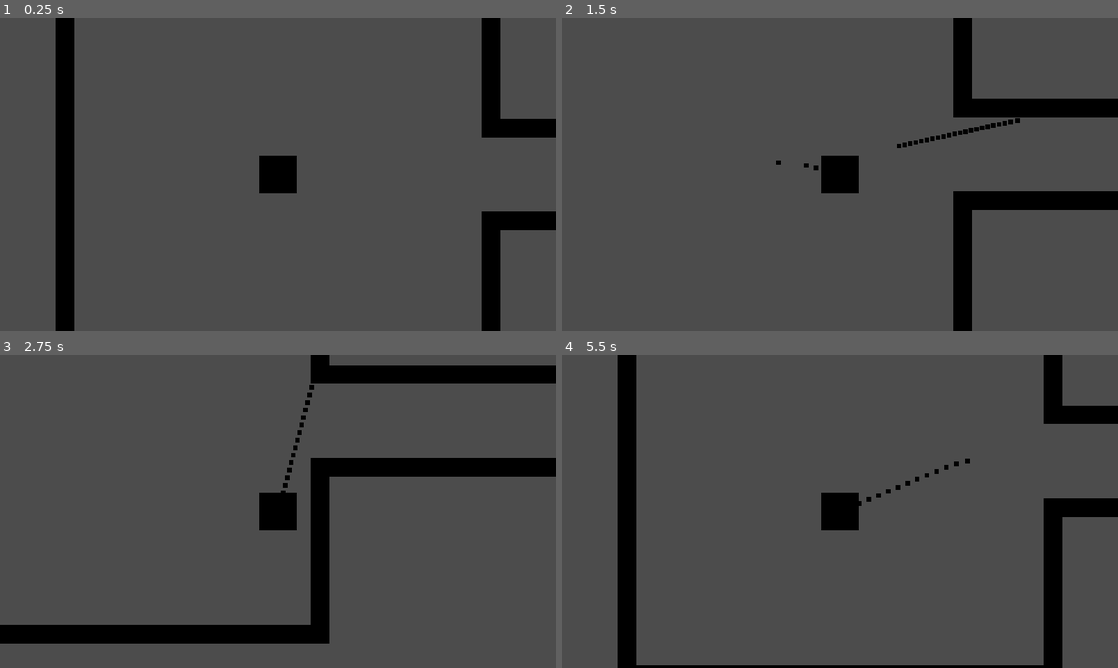
Above: before the commit, frames 1-4 (two rows, left to right).
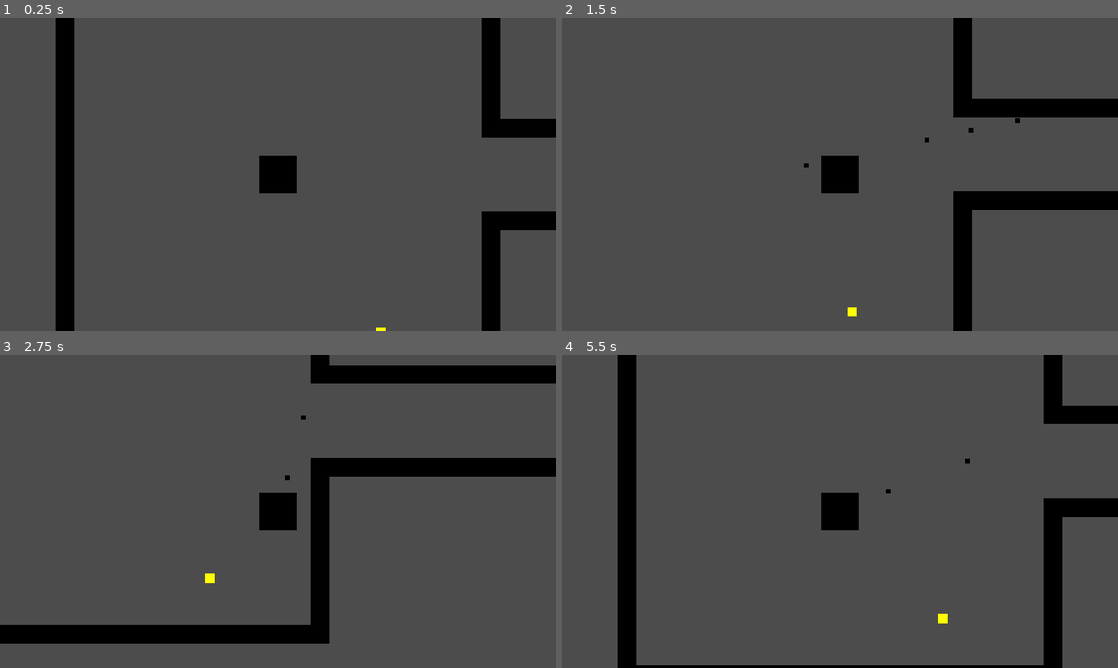
Above: after the commit, the same moments.

Repository: ArvidLucas/gameproject_done
Game: Godot game, scene res://Menu/Menu.tscn
The game is run twice, just before and just after one commit, with the same random seed, the same clock (stepped at 60 frames per second) and the same inputs.
Inputs (mouse positions are in pixels of both pictures, inside the frame that each line leads up to):
- Up to frame 1 (0.25 s): no input
- Up to frame 2 (1.5 s): tap Enter at 0.5 s; move the mouse to (962, 158) at 0.52 s; press the mouse at (962, 158) at 0.53 s; hold D (player_right) 0.53-1.28 s; move the mouse to (728, 190) at 1.27 s; release the mouse at (728, 190) at 1.28 s; hold S (player_down) from 1.28 s (still down); click (728, 190) at 1.35 s
- Up to frame 3 (2.75 s): move the mouse to (333, 442) at 2.02 s; release S (player_down) at 2.03 s; press the mouse at (333, 442) at 2.03 s; hold D (player_right) from 2.03 s (still down)
- Up to frame 4 (5.5 s): move the mouse to (812, 574) at 2.77 s; release D (player_right) at 2.78 s; release the mouse at (812, 574) at 2.78 s; hold W (player_up) 2.78-3.53 s; click (812, 574) at 2.85 s; move the mouse to (1006, 558) at 3.52 s; press the mouse at (1006, 558) at 3.53 s; hold A (player_left) 3.53-5.03 s; move the mouse to (673, 464) at 4.27 s; release the mouse at (673, 464) at 4.28 s; click (673, 464) at 4.35 s; move the mouse to (867, 511) at 5.02 s; press the mouse at (867, 511) at 5.03 s; hold S (player_down) from 5.03 s (still down)

The runs differ from the first frame. In frame 1, less than 0.1% of the frame differs, in the area x 67-70%, y 98-100%; in frame 2, 0.3%, in the area x 38-82%, y 32-96%; in frame 3, 0.2%; in frame 4, 0.2%.

Commit message:
Implemented Powerups
Developed three types of powerups that are randomly selected and placed.  However many spawn can be set and changed.

Diff:
--- a/game/Game/Game.tscn
+++ b/game/Game/Game.tscn
@@ -6,6 +6,7 @@
 [node name="Game" type="Node"]
 script = ExtResource( 1 )
 rooms = 9
+powerups = 3
 
 [node name="Player" parent="." instance=ExtResource( 2 )]
 position = Vector2( 1536, 1536 )
--- a/game/Objects/Player.tscn
+++ b/game/Objects/Player.tscn
@@ -18,7 +18,7 @@
 drag = 2
 bullet_speed = 1000
 bullet_damage = 1
-fire_rate = 4000
+fire_rate = 4
 rebound = 1
 
 [node name="Sprite" type="Sprite" parent="."]
--- /dev/null
+++ b/game/Objects/PowerDamage.tscn
@@ -0,0 +1,20 @@
+[gd_scene load_steps=4 format=2]
+
+[ext_resource path="res://Scripts/PowerDamage.gd" type="Script" id=1]
+[ext_resource path="res://Images/red.png" type="Texture" id=2]
+
+[sub_resource type="CircleShape2D" id=1]
+radius = 16.0
+
+[node name="PowerDamage" type="Area2D"]
+collision_layer = 8
+script = ExtResource( 1 )
+power = 2
+
+[node name="Sprite" type="Sprite" parent="."]
+position = Vector2( 0, 4.76837e-007 )
+scale = Vector2( 0.5, 0.5 )
+texture = ExtResource( 2 )
+
+[node name="CollisionShape2D" type="CollisionShape2D" parent="."]
+shape = SubResource( 1 )
--- /dev/null
+++ b/game/Objects/PowerHealth.tscn
@@ -0,0 +1,20 @@
+[gd_scene load_steps=4 format=2]
+
+[ext_resource path="res://Scripts/PowerHealth.gd" type="Script" id=1]
+[ext_resource path="res://Images/blue.png" type="Texture" id=2]
+
+[sub_resource type="CircleShape2D" id=1]
+radius = 16.0
+
+[node name="PowerHealth" type="Area2D"]
+collision_layer = 8
+script = ExtResource( 1 )
+power = 5
+
+[node name="Sprite" type="Sprite" parent="."]
+position = Vector2( 0, 4.76837e-007 )
+scale = Vector2( 0.5, 0.5 )
+texture = ExtResource( 2 )
+
+[node name="CollisionShape2D" type="CollisionShape2D" parent="."]
+shape = SubResource( 1 )
--- /dev/null
+++ b/game/Objects/PowerSpeed.tscn
@@ -0,0 +1,20 @@
+[gd_scene load_steps=4 format=2]
+
+[ext_resource path="res://Scripts/PowerSpeed.gd" type="Script" id=1]
+[ext_resource path="res://Images/yellow.png" type="Texture" id=2]
+
+[sub_resource type="CircleShape2D" id=1]
+radius = 16.0
+
+[node name="PowerSpeed" type="Area2D"]
+collision_layer = 8
+script = ExtResource( 1 )
+power = 5000
+
+[node name="Sprite" type="Sprite" parent="."]
+position = Vector2( 0, 4.76837e-007 )
+scale = Vector2( 0.5, 0.5 )
+texture = ExtResource( 2 )
+
+[node name="CollisionShape2D" type="CollisionShape2D" parent="."]
+shape = SubResource( 1 )
--- /dev/null
+++ b/game/Rooms/Floor.tscn
@@ -0,0 +1,6 @@
+[gd_scene load_steps=2 format=2]
+
+[ext_resource path="res://Scripts/Floor.gd" type="Script" id=1]
+
+[node name="Floor" type="Node"]
+script = ExtResource( 1 )
--- /dev/null
+++ b/game/Scripts/Floor.gd
@@ -0,0 +1,120 @@
+extends Node
+
+const CELL_SIZE = 3072
+var string = ""
+var room
+
+func _ready():
+	gen_map()
+
+func gen_map():
+	var rooms = self.get_parent().rooms
+	var powerups = self.get_parent().powerups
+	var d
+	var prev
+	var pos = Vector2(0, 0)
+	var map = [pos]
+	var s = [1]
+	for i in range(1, rooms):
+		while (is_in_map(pos, map)):
+			d = randi() % 4
+			pos += d_to_pos(d)
+		prev = find_in_map(pos+d_to_pos(invert(d)), map)
+		s[prev] *= d_to_prime(d)
+		map.append(pos)
+		s.append(1)
+		s[i] *= d_to_prime(invert(d))
+	for i in range(0, rooms):
+		set_room(map[i], s[i])
+	for i in range(0, powerups):
+		set_powerup(map[randi() % (rooms - 1)], randi() % 3)
+	for i in range(1, rooms - 1):
+		set_enemies(map[i], randi() % 1)
+	set_goal(map[rooms - 1], 0)
+
+func d_to_pos(d):
+	var pos = Vector2(0, 0)
+	match d:
+		0:
+			pos += Vector2(0, -1)
+		1:
+			pos += Vector2(1, 0)
+		2:
+			pos += Vector2(0, 1)
+		3:
+			pos += Vector2(-1, 0)
+	return pos
+
+func is_in_map(pos, map):
+	for m in map:
+		if pos == m:
+			return true
+	return false
+
+func find_in_map(pos, map):
+	var i = 0
+	for m in map:
+		if pos == m:
+			return i
+		i += 1
+
+func invert(d):
+	return (d + 2) % 4
+
+func d_to_prime(d):
+	match d:
+		0:
+			return 2
+		1:
+			return 3
+		2:
+			return 5
+		3:
+			return 7
+
+func s_to_str(s):
+	string = ""
+	if (s % 2 == 0):
+		string = string + "0"
+	if (s % 3 == 0):
+		string = string + "1"
+	if (s % 5 == 0):
+		string = string + "2"
+	if (s % 7 == 0):
+		string = string + "3"
+
+func get_powerup(n):
+	match n:
+		0:
+			string = "Damage"
+		1:
+			string = "Health"
+		2:
+			string = "Speed"
+
+func set_room(pos, s):
+	s_to_str(s)
+	room = load("res://Rooms/Room" + string + ".tscn").instance()
+	room.position = pos * CELL_SIZE
+	add_child(room)
+
+func set_enemies(pos, n):
+	room = load("res://Enemies/Enemies" + str(n) + ".tscn").instance()
+	room.position = pos * CELL_SIZE
+	room.position.x += CELL_SIZE / 4
+	room.position.y += CELL_SIZE / 4
+	add_child(room)
+
+func set_goal(pos, n):
+	room = load("res://Rooms/Goal" + str(n) + ".tscn").instance()
+	room.position = pos * CELL_SIZE
+	add_child(room)
+
+func set_powerup(pos, n):
+	get_powerup(n)
+	room = load("res://Objects/Power" + string + ".tscn").instance()
+	room.position = pos * CELL_SIZE
+	room.position.x += CELL_SIZE / 2
+	room.position.y += CELL_SIZE / 2
+	room.position += Vector2(randi() % 1300 - 700, randi() % 1300 - 700)
+	add_child(room)
--- a/game/Scripts/Game.gd
+++ b/game/Scripts/Game.gd
@@ -1,108 +1,18 @@
 extends Node
 
 export (int) var rooms
-const CELL_SIZE = 3072
-var string = ""
+export (int) var powerups
 var player_bullet
 var enemy_bullet
 var bullet
-var room
+var map
 
 func _ready():
 	player_bullet = load("res://Objects/PlayerBullet.tscn")
 	enemy_bullet = load("res://Objects/EnemyBullet.tscn")
 	randomize()
-	gen_map()
-
-func gen_map():
-	var d
-	var prev
-	var pos = Vector2(0, 0)
-	var map = [pos]
-	var s = [1]
-	for i in range(1, rooms):
-		while (is_in_map(pos, map)):
-			d = randi() % 4
-			pos += d_to_pos(d)
-		prev = find_in_map(pos+d_to_pos(invert(d)), map)
-		s[prev] *= d_to_prime(d)
-		map.append(pos)
-		s.append(1)
-		s[i] *= d_to_prime(invert(d))
-	for i in range(0, rooms):
-		set_room(map[i], s[i])
-	for i in range(1, rooms - 1):
-		set_enemies(map[i], randi() % 1)
-	set_goal(map[rooms - 1], 0)
-
-func d_to_pos(d):
-	var pos = Vector2(0, 0)
-	match d:
-		0:
-			pos += Vector2(0, -1)
-		1:
-			pos += Vector2(1, 0)
-		2:
-			pos += Vector2(0, 1)
-		3:
-			pos += Vector2(-1, 0)
-	return pos
-
-func is_in_map(pos, map):
-	for m in map:
-		if pos == m:
-			return true
-	return false
-
-func find_in_map(pos, map):
-	var i = 0
-	for m in map:
-		if pos == m:
-			return i
-		i += 1
-
-func invert(d):
-	return (d + 2) % 4
-
-func d_to_prime(d):
-	match d:
-		0:
-			return 2
-		1:
-			return 3
-		2:
-			return 5
-		3:
-			return 7
-
-func s_to_str(s):
-	string = ""
-	if (s % 2 == 0):
-		string = string + "0"
-	if (s % 3 == 0):
-		string = string + "1"
-	if (s % 5 == 0):
-		string = string + "2"
-	if (s % 7 == 0):
-		string = string + "3"
-
-func set_room(pos, s):
-	s_to_str(s)
-	room = load("res://Rooms/Room" + string + ".tscn").instance()
-	room.position = pos * CELL_SIZE
-	add_child(room)
-
-func set_enemies(pos, n):
-	room = load("res://Enemies/Enemies" + str(n) + ".tscn").instance()
-	room.position = pos * CELL_SIZE
-	room.position.x += CELL_SIZE / 4
-	room.position.y += CELL_SIZE / 4
-	add_child(room)
-
-func set_goal(pos, n):
-	room = load("res://Rooms/Goal" + str(n) + ".tscn").instance()
-	room.position = pos * CELL_SIZE
-	add_child(room)
+	map = load("res://Rooms/Floor.tscn").instance()
+	add_child(map)
 
 func _player_shoot(bullet_speed, bullet_damage):
 	bullet = player_bullet.instance()
--- /dev/null
+++ b/game/Scripts/PowerDamage.gd
@@ -0,0 +1,11 @@
+extends Area2D
+
+export (int) var power
+
+func _ready():
+	connect("body_entered", self, "_body_entered")
+
+func _body_entered(body):
+	if body.is_in_group("Player"):
+		body.fire_rate += power
+		queue_free()
--- /dev/null
+++ b/game/Scripts/PowerHealth.gd
@@ -0,0 +1,11 @@
+extends Area2D
+
+export (int) var power
+
+func _ready():
+	connect("body_entered", self, "_body_entered")
+
+func _body_entered(body):
+	if body.is_in_group("Player"):
+		body.damage += power
+		queue_free()
--- /dev/null
+++ b/game/Scripts/PowerSpeed.gd
@@ -0,0 +1,11 @@
+extends Area2D
+
+export (int) var power
+
+func _ready():
+	connect("body_entered", self, "_body_entered")
+
+func _body_entered(body):
+	if body.is_in_group("Player"):
+		body.speed += power
+		queue_free()
Binary file added: game/Images/blue.png
Not shown, added: game/Images/blue.png.import
Binary file added: game/Images/red.png
Not shown, added: game/Images/red.png.import
Binary file added: game/Images/yellow.png
Not shown, added: game/Images/yellow.png.import
